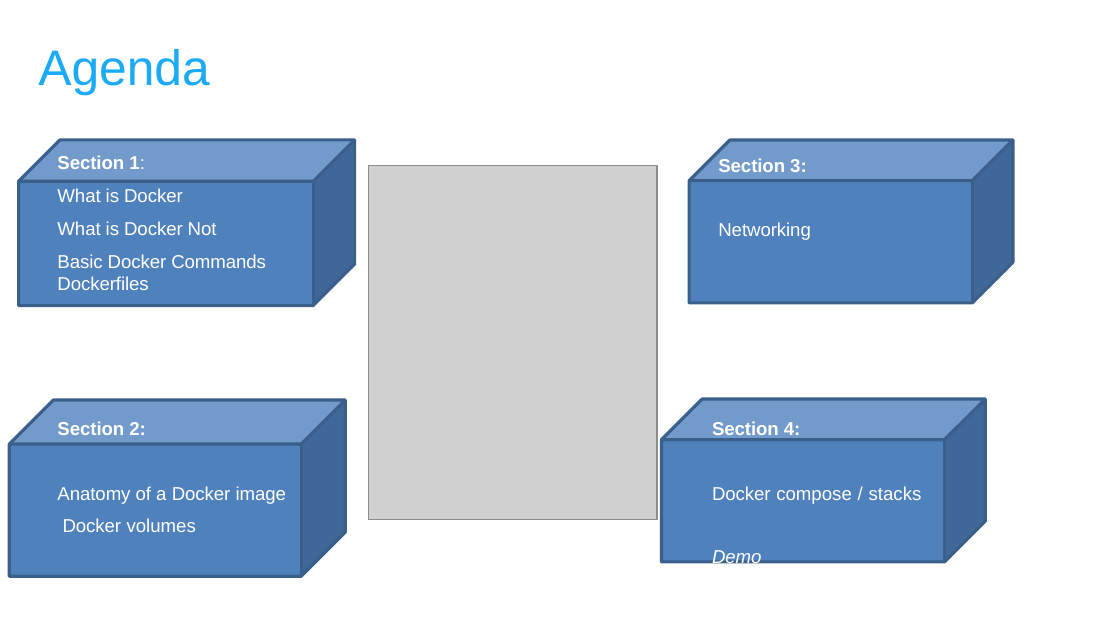
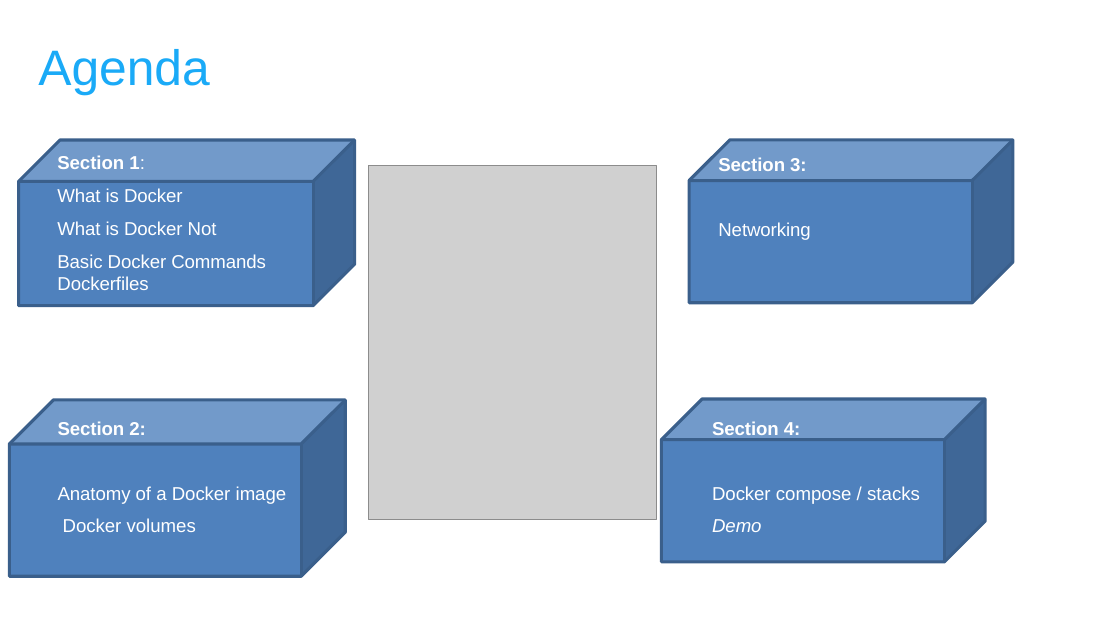
Before and after one commit to falcon-sky/containerization, a slide deck: slide 2 of Docker/Day1/docker_understanding.pptx. Drawn at 1120x630 pixels with LibreOffice and Linux fonts; fonts in the diff are those of the drawing; grey boxes stand for pictures; background and template pictures are left out. Boxes give left, top, right and bottom in pixels: in the first picture for what was removed or moved away, otherwise in the second. Text is boxed around its words. In the diff, an @@ line names an element or a change of style, - is before the commit and + after.

Commit message:
training docker

```diff
--- a/Docker/Day1/docker_understanding.pptx
+++ b/Docker/Day1/docker_understanding.pptx
@@ proportions changed in 3 elements at bbox=[9, 400, 345, 576], bbox=[662, 399, 986, 561], bbox=[19, 140, 355, 306] @@
@@ text "Section 2:" at bbox=[58, 421, 286, 532]: line spacing 1.41 to 1.4 @@
@@ text at bbox=[712, 421, 920, 504]: line spacing 1.41 to 1.4 @@
```
Also in this commit, not shown: 20 other slides changed, 1 slide added, 1 slide removed, 16 other files.
